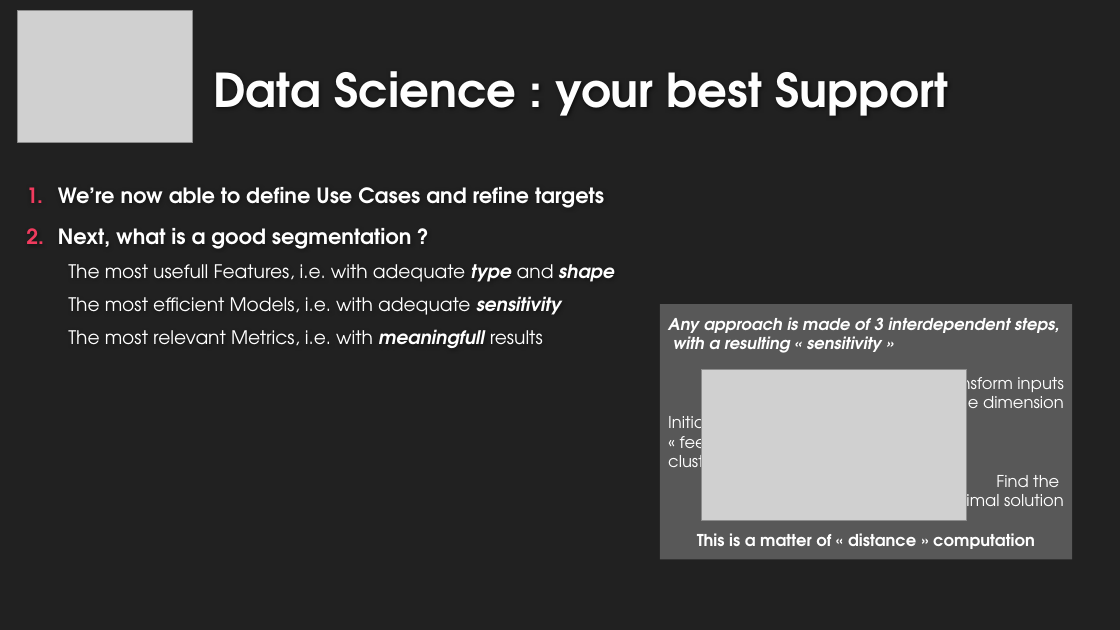
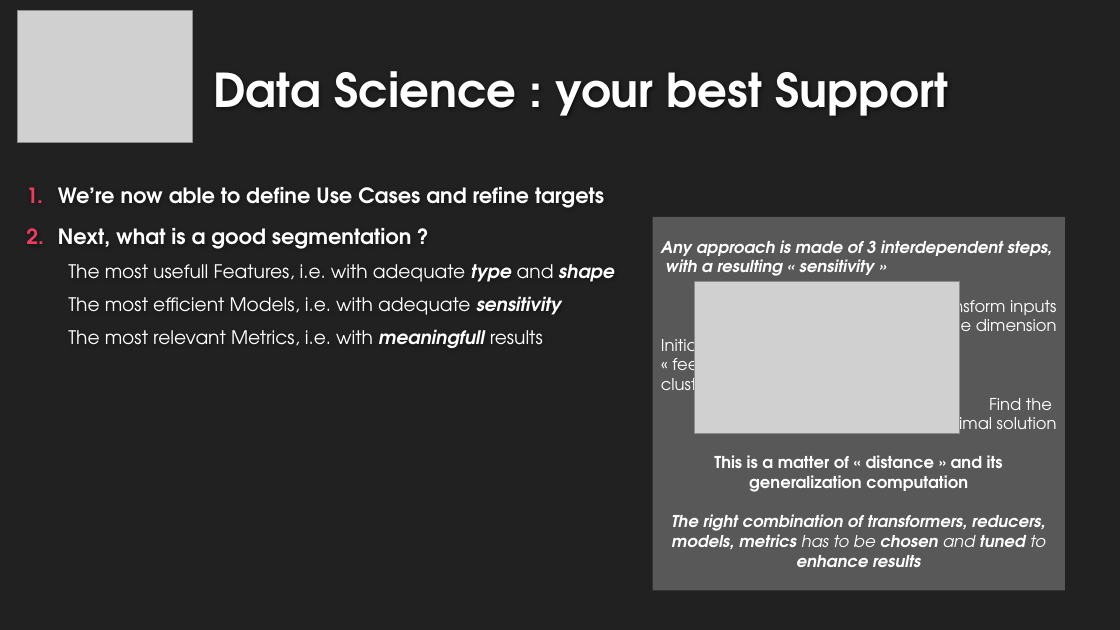
Before and after one commit to EtienneLardeur/P5_CustomerSegmentation, a slide deck: slide 8 of P5Olist_Présentation_initiale.pptx. Drawn at 1120x630 pixels with LibreOffice and Linux fonts; fonts in the diff are those of the drawing; grey boxes stand for pictures; background and template pictures are left out. Boxes give left, top, right and bottom in pixels: in the first picture for what was removed or moved away, otherwise in the second. Text is boxed around its words. In the diff, an @@ line names an element or a change of style, - is before the commit and + after.

```diff
--- a/P5Olist_Présentation_initiale.pptx
+++ b/P5Olist_Présentation_initiale.pptx
@@ rectangle "Any approach is made of ...": place and size @@
-rectangle "Any approach is made of ..." at [660,304,1073,560]
+rectangle "Any approach is made of ..." at [653,217,1065,591]
@@ picture: place and size @@
-picture at [702,369,966,520]
+picture at [695,281,960,433]
@@ text in rectangle at [671,455,1046,567]: text changed; italic on @@
-This is a matter of « distance » computation
+This is a matter of « distance » and its generalization computation
+The right combination of transformers, reducers, models, metrics has to be chosen and tuned to enhance results
```
Also in this commit, not shown: 11 other slides changed, 1 slide added, 1 slide removed.
